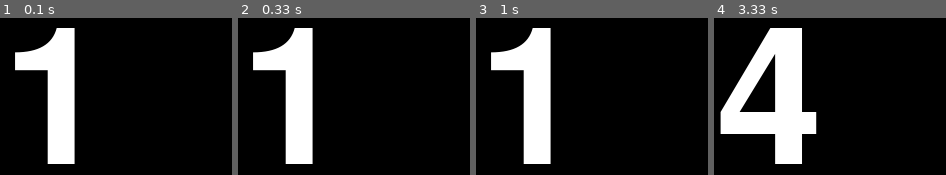
Above: before the commit, frames 1-4 (left to right).
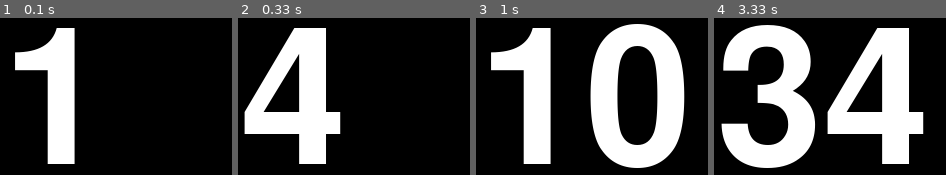
Above: after the commit, the same moments.

Repository: c0119292mamata/ProjExD_01
Game: pygame game, started from pygame_system.py
The game is run twice, just before and just after one commit, with the same random seed, the same clock (stepped at 60 frames per second) and the same inputs.
Inputs:
- Up to frame 1 (0.1 s): no input
- Up to frame 2 (0.33 s): no input
- Up to frame 3 (1 s): no input
- Up to frame 4 (3.33 s): no input

Frame 1 is identical in both runs. In frame 2, 16% of the frame differs, in the area x 2-45%, y 6-93%; in frame 3, 22%; in frame 4, 37%, in the area x 2-91%, y 4-96%.

Commit message:
初変更

Diff:
--- a/pygame_system.py
+++ b/pygame_system.py
@@ -17,7 +17,7 @@
         screen.fill((0, 0, 0))
         screen.blit(txt, [350, 200])
         pg.display.update()
-        clock.tick(1)
+        clock.tick(10)
 
 
 if __name__ == "__main__":
